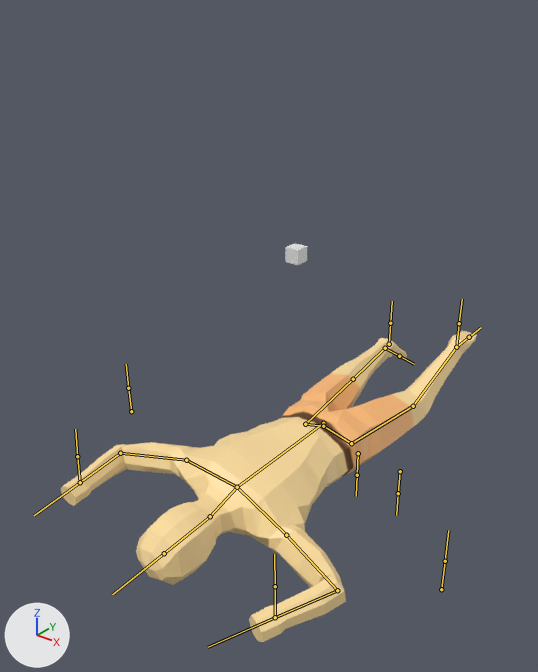
What one commit did to the FBX model Assets/FileDump/Blender/human_01.fbx.
Rendered twice from a camera (50 mm lens) standing at (1.57, -2.11, 2.02) and looking at (-0.14, 0.01, 0.7). Arrows for +X, +Y and +Z are at lower left; the lights stay in place. Both versions are drawn at frame 1 of the action 'Walking'; the numbers are the values there. The bones that bend it are drawn over the model as lines.

The first picture shows 'Man'.
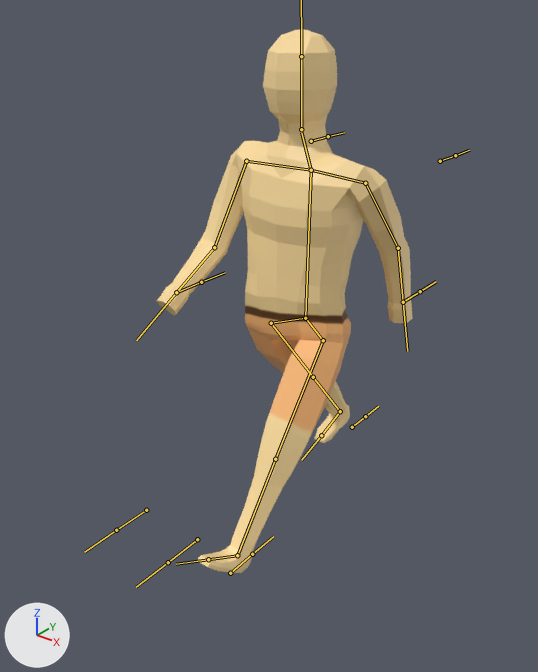
Changed parts and their boxes [x1, y1, x2, y2] in the pictures (538 x 672 px):
'Man', posed (38% narrower, 75% taller)
    before: [61, 331, 477, 642]
    after: [157, 29, 413, 573]
bone 'Pelvis', root to tip
    before: (323, 426) to (323, 428)
    after: (305, 318) to (304, 319)
bone 'Femur.l', root to tip
    before: (351, 443) to (413, 406)
    after: (323, 340) to (275, 459)
bone 'Shin.l', root to tip
    before: (413, 406) to (456, 347)
    after: (275, 459) to (237, 555)
bone 'Foot.l', root to tip
    before: (456, 347) to (469, 337)
    after: (237, 555) to (208, 559)
bone 'Spine', root to tip
    before: (323, 423) to (237, 487)
    after: (305, 318) to (311, 170)
bone 'UpperArm.l', root to tip
    before: (286, 535) to (337, 590)
    after: (365, 183) to (398, 248)
bone 'Forearm.l', root to tip
    before: (337, 590) to (275, 617)
    after: (398, 248) to (403, 302)
bone 'UpperArm.r', root to tip
    before: (186, 460) to (120, 453)
    after: (246, 161) to (214, 247)
bone 'Forearm.r', root to tip
    before: (120, 453) to (80, 482)
    after: (214, 247) to (176, 292)
bone 'Femur.r', root to tip
    before: (305, 424) to (353, 379)
    after: (271, 323) to (313, 377)
bone 'Foot.r', root to tip
    before: (385, 348) to (399, 356)
    after: (340, 411) to (321, 435)
bone 'Forearm_IK.l', root to tip
    before: (275, 617) to (275, 586)
    after: (403, 302) to (420, 291)
bone 'Heel_IK.l', root to tip
    before: (456, 347) to (459, 323)
    after: (230, 573) to (252, 554)
bone 'Forearm_IK.r', root to tip
    before: (80, 482) to (77, 456)
    after: (176, 292) to (201, 282)

The edits, one by one:
Bone 'Pelvis' (bone_pelvis) moves from (0.0, -0.157, 0.723) to (0.0, 0.0, 0.14).
Bone 'Pelvis' (bone_pelvis) turns from (91, 0, 0) to (0, 0, 0) degrees about its own x, y and z.
Bone 'Femur.l' (bone_femur_l) turns from (5, 9, 0) to (-2, 2, -34) degrees about its own x, y and z.
Bone 'Shin.l' (bone_shin_l) turns from (0, 0, 31) to (0, 0, -5) degrees about its own x, y and z.
Bone 'Foot.l' (bone_foot_l) turns from (-25, 5, 36) to (0, 0, 0) degrees about its own x, y and z.
Bone 'Spine' (bone_spine) moves from (-0.002, 0.0, -0.015) to (0.0, 0.0, 0.0).
Bone 'Spine' (bone_spine) turns from (0, -13, 0) to (0, 0, 0) degrees about its own x, y and z.
Bone 'UpperArm.l' (bone_upperarm_l) turns from (-41, -54, 19) to (108, 33, 40) degrees about its own x, y and z.
Bone 'Forearm.l' (bone_forearm_l) turns from (33, 25, -74) to (10, 2, -18) degrees about its own x, y and z.
Bone 'UpperArm.r' (bone_upperarm_r) turns from (46, 57, 25) to (36, -30, 60) degrees about its own x, y and z.
Bone 'Forearm.r' (bone_forearm_r) turns from (61, 23, -38) to (24, 3, -16) degrees about its own x, y and z.
Bone 'Femur.r' (bone_femur_r) turns from (6, -9, -4) to (2, -2, -42) degrees about its own x, y and z.
Bone 'Foot.r' (bone_foot_r) turns from (-26, -2, -37) to (13, -4, 25) degrees about its own x, y and z.
Bone 'Forearm_IK.l' (bone_forearm_ik_l) moves from (1.424, -0.743, -0.25) to (0.7, 0.255, -0.477).
Bone 'Forearm_IK.l' (bone_forearm_ik_l) turns from (-5, 6, 91) to (0, 0, 0) degrees about its own x, y and z.
Bone 'Heel_IK.l' (bone_heel_ik_l) moves from (-0.328, 1.071, -0.021) to (0.025, -0.545, 0.009).
Bone 'Heel_IK.l' (bone_heel_ik_l) turns from (-21, 19, 84) to (0, 0, 0) degrees about its own x, y and z.
Bone 'Forearm_IK.r' (bone_forearm_ik_r) moves from (-1.39, -0.699, -0.133) to (-0.632, -0.339, -0.46).
Bone 'Forearm_IK.r' (bone_forearm_ik_r) turns from (-11, -6, -90) to (0, 0, 0) degrees about its own x, y and z.
